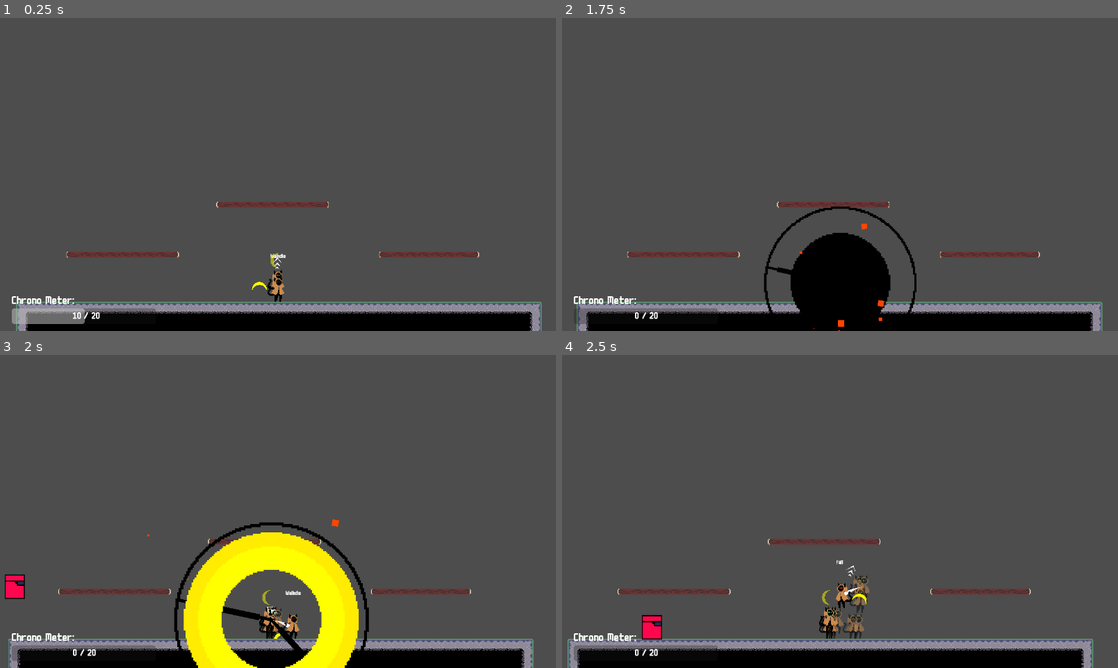
Above: before the commit, frames 1-4 (two rows, left to right).
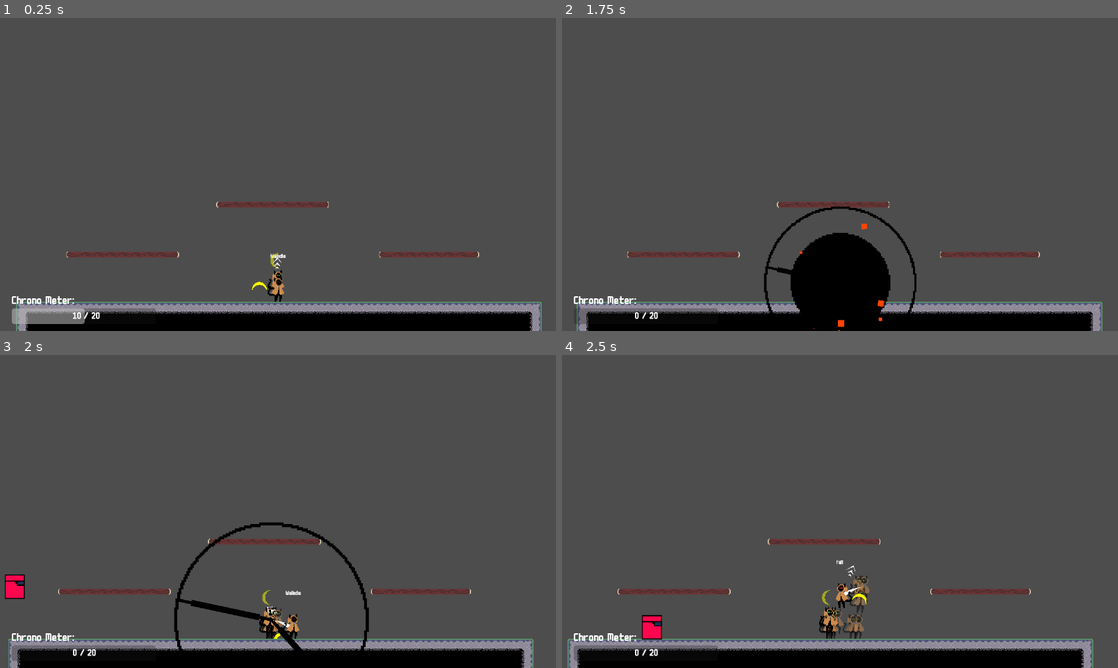
Above: after the commit, the same moments.

Repository: DinoStarBros/TimeTravelBananaJameGam
Game: Godot game, scene res://Screens/Arena/arena.tscn
The game is run twice, just before and just after one commit, with the same random seed, the same clock (stepped at 60 frames per second) and the same inputs. The engine's default icon, where the game draws it, is replaced by a stand-in: a white triangle on a blue panel in a dark square.
Inputs (mouse positions are in pixels of both pictures, inside the frame that each line leads up to):
- Up to frame 1 (0.25 s): no input
- Up to frame 2 (1.75 s): tap Enter at 0.5 s; move the mouse to (962, 158) at 0.52 s; hold D (right) from 0.53 s (still down); tap R (r) at 0.6, 1.55 s; tap Space (jump) at 0.77, 1.52 s; move the mouse to (728, 190) at 1.27 s; tap Shift (dash) at 1.35 s
- Up to frame 3 (2 s): keep holding D (right)
- Up to frame 4 (2.5 s): move the mouse to (895, 442) at 2.02 s; release D (right) at 2.03 s; hold A (left) from 2.03 s (still down); click (895, 442) at 2.1 s; tap R (r) at 2.3 s

Frames 1-2 are identical in both runs. In frame 3, 7.1% of the frame differs, in the area x 26-65%, y 52-100%; in frame 4, nothing differs.

Commit message:
Update clock_boom.tscn

Diff:
--- a/Projectiles/ClockBoom/clock_boom.tscn
+++ b/Projectiles/ClockBoom/clock_boom.tscn
@@ -194,4 +194,5 @@
 [node name="Timer" type="Timer" parent="." unique_id=1515327835]
 unique_name_in_owner = true
 wait_time = 0.1
+one_shot = true
 autostart = true
